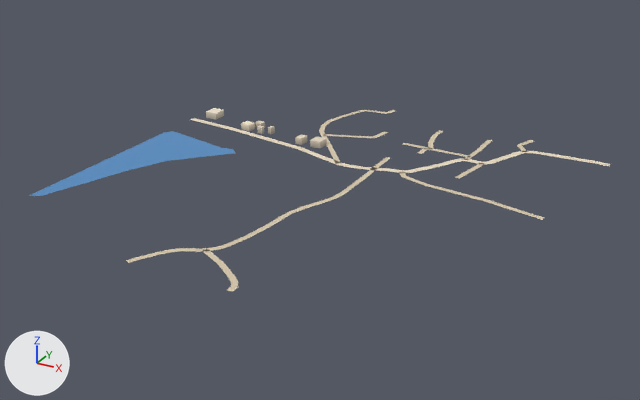
The glTF model public/assets/bengaluru-region-v1/tiles/t32_-27-l1.glb, before and after one commit.
The view is the same before and after, from a camera (50 mm lens) standing at (16660.0, -14019.0, 360.0) and looking at (16245.0, -13264.0, -18.0). Arrows for +X, +Y and +Z are at lower left; the lights stay in place. The first picture is the older version.

In view in the first picture: 'building', 'ground', 'water'.
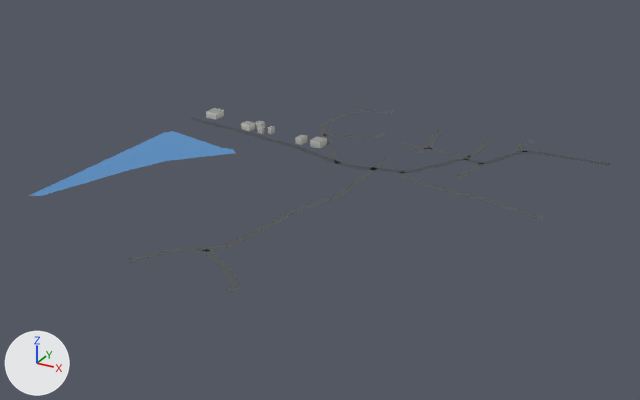
Pixel boxes (x1, y1, x2, y2) of what changed, in the pictures (640 x 400 px; the box of a moved part takes in the faces that stretch with it):
part 1 of me_ground, moved or reshaped
    before: (190, 118, 233, 129)
    after: (191, 118, 233, 129)
part 2 of me_ground, moved or reshaped
    both: (386, 110, 610, 166)
part 3 of me_ground, recoloured
    both: (131, 110, 597, 291)

The change, as a diff of the scene's bpy script:
```diff
--- a/public/assets/bengaluru-region-v1/tiles/t32_-27-l1.glb.py
+++ b/public/assets/bengaluru-region-v1/tiles/t32_-27-l1.glb.py
@@ me_ground @@
 # used by ob_ground; location = (16000.0, -13500.0, 0.0)
 # verts and faces of me_ground; kept vertices keep their numbers, new ones are numbered from 258
 # before: 46 (0.0, 348.0, 1.0) at pixel (194, 118), 47 (0.0, 340.0, 1.0) at pixel (189, 119), 48 (33.0, 345.0, 1.0) at pixel (213, 122), 49 (32.0, 337.0, 1.0) at pixel (209, 124), 50 (65.0, 341.0, 1.0) at pixel (233, 127)
 # before: 51 (64.0, 333.0, 1.0) at pixel (228, 129)
 # before: 96 (377.0, 380.0, 1.0) at pixel (485, 161), 97 (384.0, 376.0, 1.0) at pixel (491, 163), 112 (485.0, 441.0, 1.0) at pixel (597, 161), 113 (485.0, 433.0, 1.0) at pixel (595, 163), 114 (500.0, 440.0, 1.0) at pixel (610, 164)
 # before: 115 (500.0, 432.0, 1.0) at pixel (608, 166), 150 (230.0, 395.0, 1.0) at pixel (372, 136), 152 (230.0, 394.0, 1.0) at pixel (372, 136), 153 (236.0, 393.0, 1.0) at pixel (376, 137), 186 (204.0, 487.0, 1.0) at pixel (385, 112)
 # before: 187 (207.0, 482.0, 1.0) at pixel (386, 113), 188 (205.0, 488.0, 1.0) at pixel (386, 112), 189 (210.0, 486.0, 1.0) at pixel (389, 113), 190 (209.0, 501.0, 1.0) at pixel (393, 109), 191 (214.0, 499.0, 1.0) at pixel (396, 110)
-me_ground.from_pydata(...)  # 258 vertices, 232 faces; spans x 0.0..500.0, y -1.0..501.0, z 1.0
+me_ground.from_pydata(...)  # 262 vertices, 236 faces; spans x 0.0..500.0, y 0.0..500.0, z 1.0
+# me_ground part 1
+delete_vertices([48, 49])  # with the faces that use them
+verts[259] = (5.0, 340.0, 1.0)  # pixel (193, 120)
+verts[260] = (6.0, 348.0, 1.0)  # pixel (197, 118)
+verts[261] = (34.0, 336.0, 1.0)  # pixel (210, 124)
+verts[262] = (35.0, 344.0, 1.0)  # pixel (215, 123)
+faces += [(46, 47, 259), (46, 259, 260), (259, 261, 260), (260, 261, 262), (51, 262, 261), (50, 262, 51)]
+# me_ground part 2
+delete_vertices([188, 189])  # with the faces that use them
+delete_faces([(112, 113, 115), (112, 115, 114), (150, 152, 153)])
+verts[97] = (384.0, 376.0, 1.0)  # moved, pixel (490, 164)
+verts[96] = (377.0, 381.0, 1.0)  # moved, pixel (486, 161)
+verts[190] = (215.0, 500.0, 1.0)  # moved, pixel (397, 110)
+verts[263] = (210.0, 485.0, 1.0)  # pixel (389, 113)
+verts[264] = (205.0, 489.0, 1.0)  # pixel (386, 112)
+verts[265] = (208.0, 500.0, 1.0)  # pixel (392, 110)
+verts[266] = (213.0, 500.0, 1.0)  # pixel (395, 110)
+faces += [(112, 113, 114), (113, 115, 114), (150, 153, 152), (186, 187, 263), (186, 263, 264), (263, 265, 264)]
+faces += [(191, 265, 263), (191, 266, 265), (190, 266, 191)]
+# me_ground part 3: 219 kept faces spanning x 64.0..485.0, y 0.0..487.0, z 1.0 get new vertex colours; the middle colour goes from beige #d7c9ae to dark grey #535556
+# other edits to the shape of me_ground do not show in these pictures
 me_ground.materials.append(mat_ground)
```
